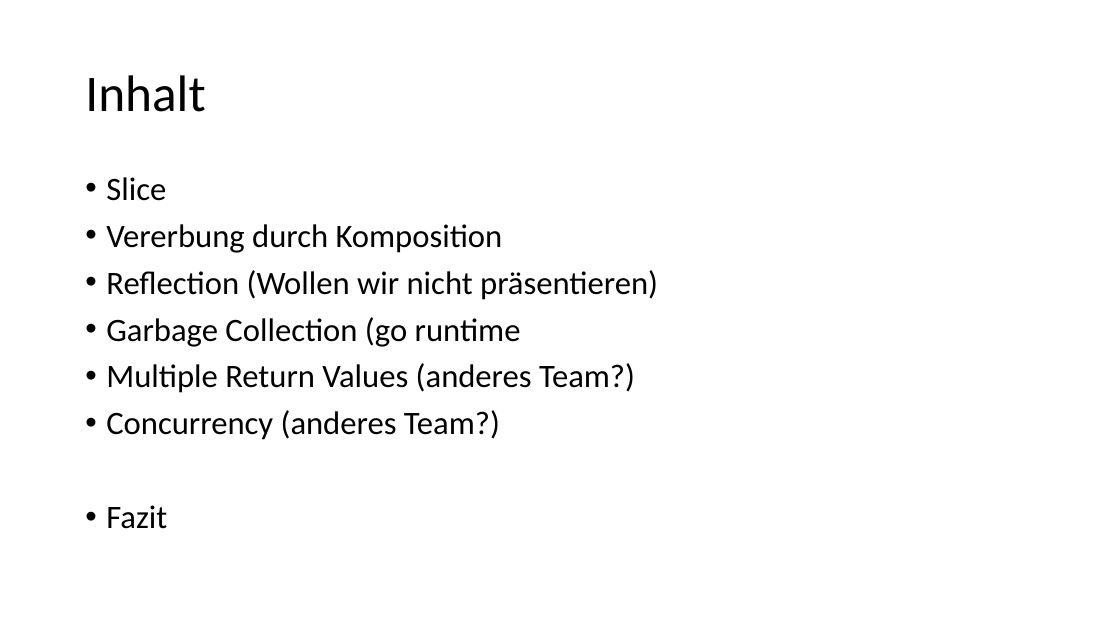
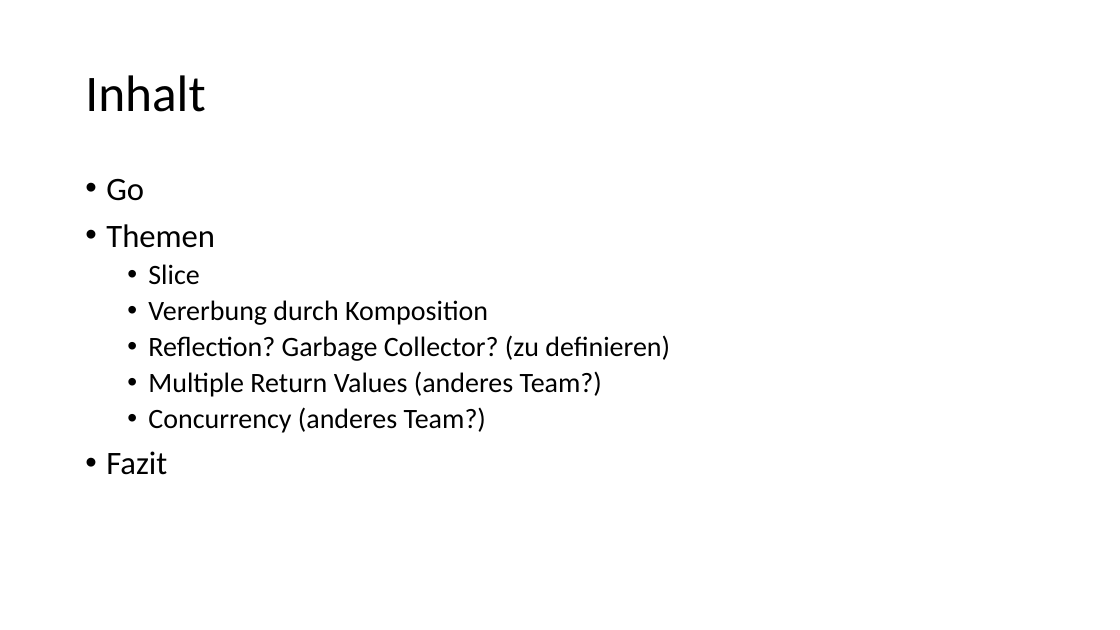
Before and after one commit to alexsuter/golang-experience, a slide deck: slide 2 of presi/presi.pptx (slide 4 before the commit). Drawn at 1120x630 pixels with LibreOffice and Linux fonts; fonts in the diff are those of the drawing. Boxes give left, top, right and bottom in pixels: in the first picture for what was removed or moved away, otherwise in the second. Text is boxed around its words. In the diff, an @@ line names an element or a change of style, - is before the commit and + after.

```diff
--- a/presi/presi.pptx
+++ b/presi/presi.pptx
@@ text at [106,178,215,248]: paragraphs added @@
+• Go
+• Themen
@@ text at [148,264,602,433]: size 28 to 24 pt in "Slice", "Vererbung durch Komposition", "Multiple Return Values (anderes Team?)", "Concurrency (anderes Team?)"; list level 1 to 2 in "Slice"; list level 1 to 2 in "Vererbung durch Komposition"; list level 1 to 2 in "Multiple Return Values (anderes Team?)"; list level 1 to 2 in "Concurrency (anderes Team?)" @@
@@ text at [148,335,670,361]: text changed; size 28 to 24 pt @@
-• Reflection (Wollen wir nicht präsentieren)
-• Garbage Collection (go runtime
+  • Reflection? Garbage Collector? (zu definieren)
```
Also in this commit, not shown: 6 other slides changed, 1 slide added, 2 slides removed.
